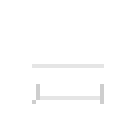
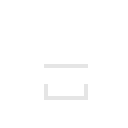
Layer changes from the first 128×128 image to the second:
painted on "Layer 4" over bbox(32, 64, 104, 104)
